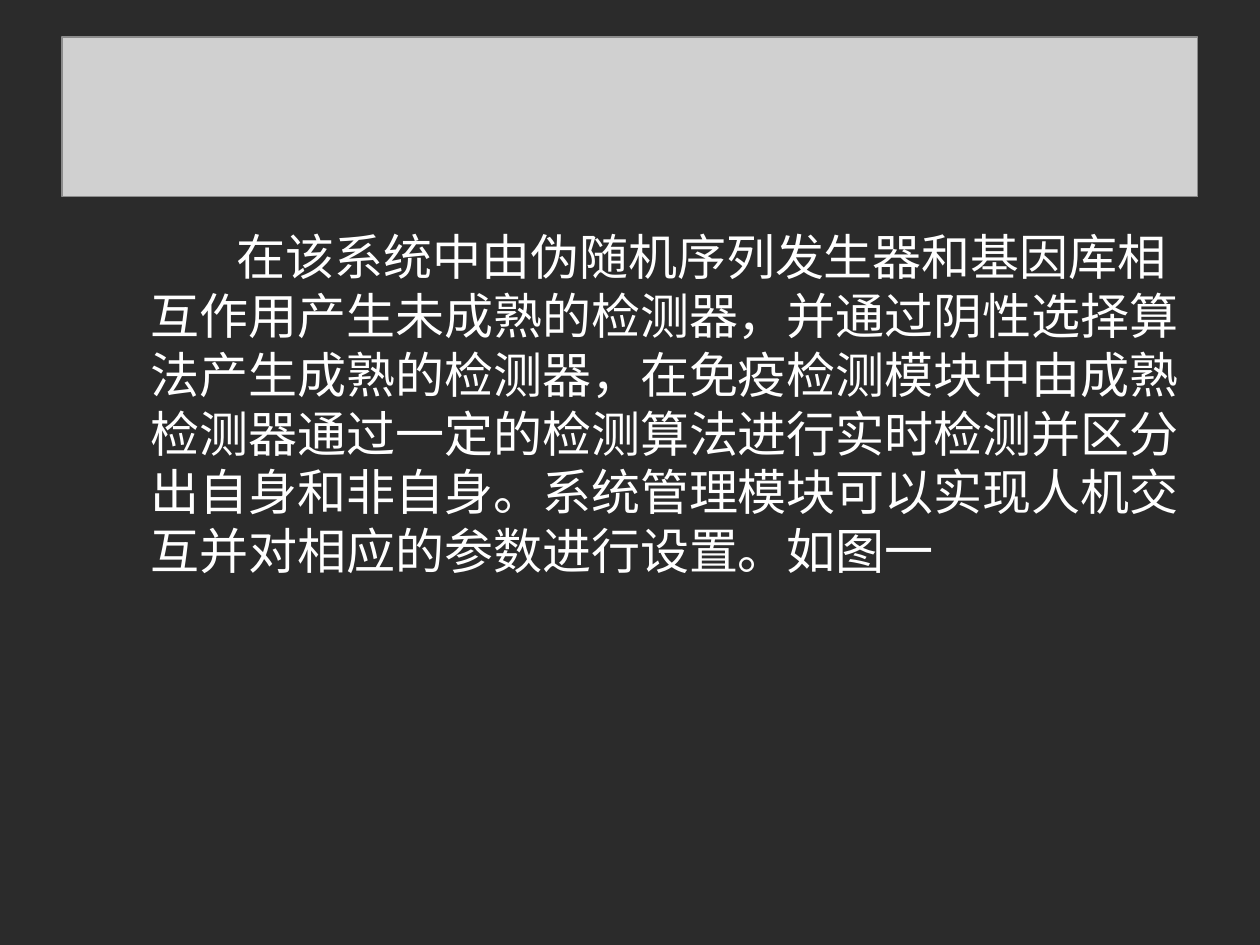
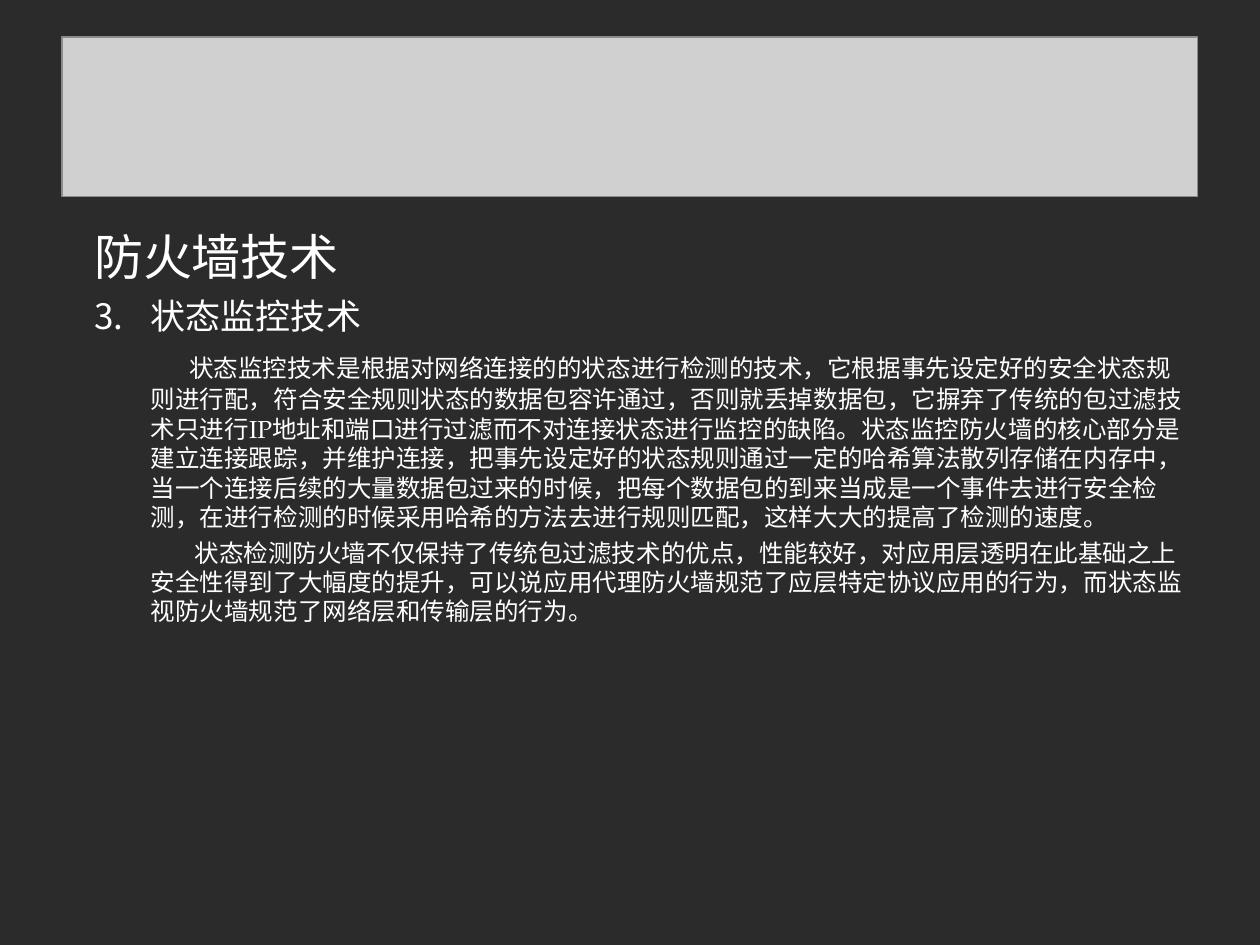
Before and after one commit to linuxsky/sip-alg, a slide deck: slide 11 of design-documents/SIP-ALG解决方案答辩.ppt (slide 6 before the commit). Drawn at 1260x945 pixels with LibreOffice and Linux fonts; fonts in the diff are those of the drawing; grey boxes stand for pictures; background and template pictures are left out; a plain dark background stands for a picture behind light text. Boxes give left, top, right and bottom in pixels: in the first picture for what was removed or moved away, otherwise in the second. Text is boxed around its words. In the diff, an @@ line names an element or a change of style, - is before the commit and + after.

```diff
--- a/design-documents/SIP-ALG解决方案答辩.ppt
+++ b/design-documents/SIP-ALG解决方案答辩.ppt
@@ text at <box>94,233,1182,622</box>: text changed; size 28 to 14 pt @@
-在该系统中由伪随机序列发生器和基因库相互作用产生未成熟的检测器，并通过阴性选择算法产生成熟的检测器，在免疫检测模块中由成熟检测器通过一定的检测算法进行实时检测并区分出自身和非自身。系统管理模块可以实现人机交互并对相应的参数进行设置。如图一
+防火墙技术
+3. 状态监控技术
+状态监控技术是根据对网络连接的的状态进行检测的技术，它根据事先设定好的安全状态规则进行配，符合安全规则状态的数据包容许通过，否则就丢掉数据包，它摒弃了传统的包过滤技术只进行IP地址和端口进行过滤而不对连接状态进行监控的缺陷。状态监控防火墙的核心部分是建立连接跟踪，并维护连接，把事先设定好的状态规则通过一定的哈希算法散列存储在内存中，当一个连接后续的大量数据包过来的时候，把每个数据包的到来当成是一个事件去进行安全检测，在进行检测的时候采用哈希的方法去进行规则匹配，这样大大的提高了检测的速度。
+状态检测防火墙不仅保持了传统包过滤技术的优点，性能较好，对应用层透明在此基础之上安全性得到了大幅度的提升，可以说应用代理防火墙规范了应层特定协议应用的行为，而状态监视防火墙规范了网络层和传输层的行为。
```
Also in this commit, not shown: 1 other slide changed, 24 slides added, 18 slides removed.
